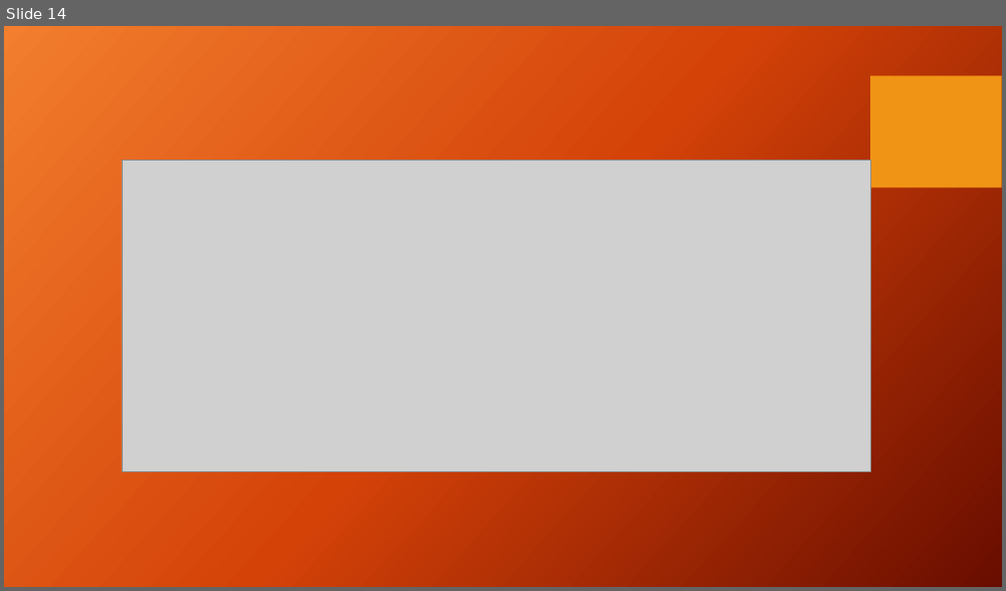
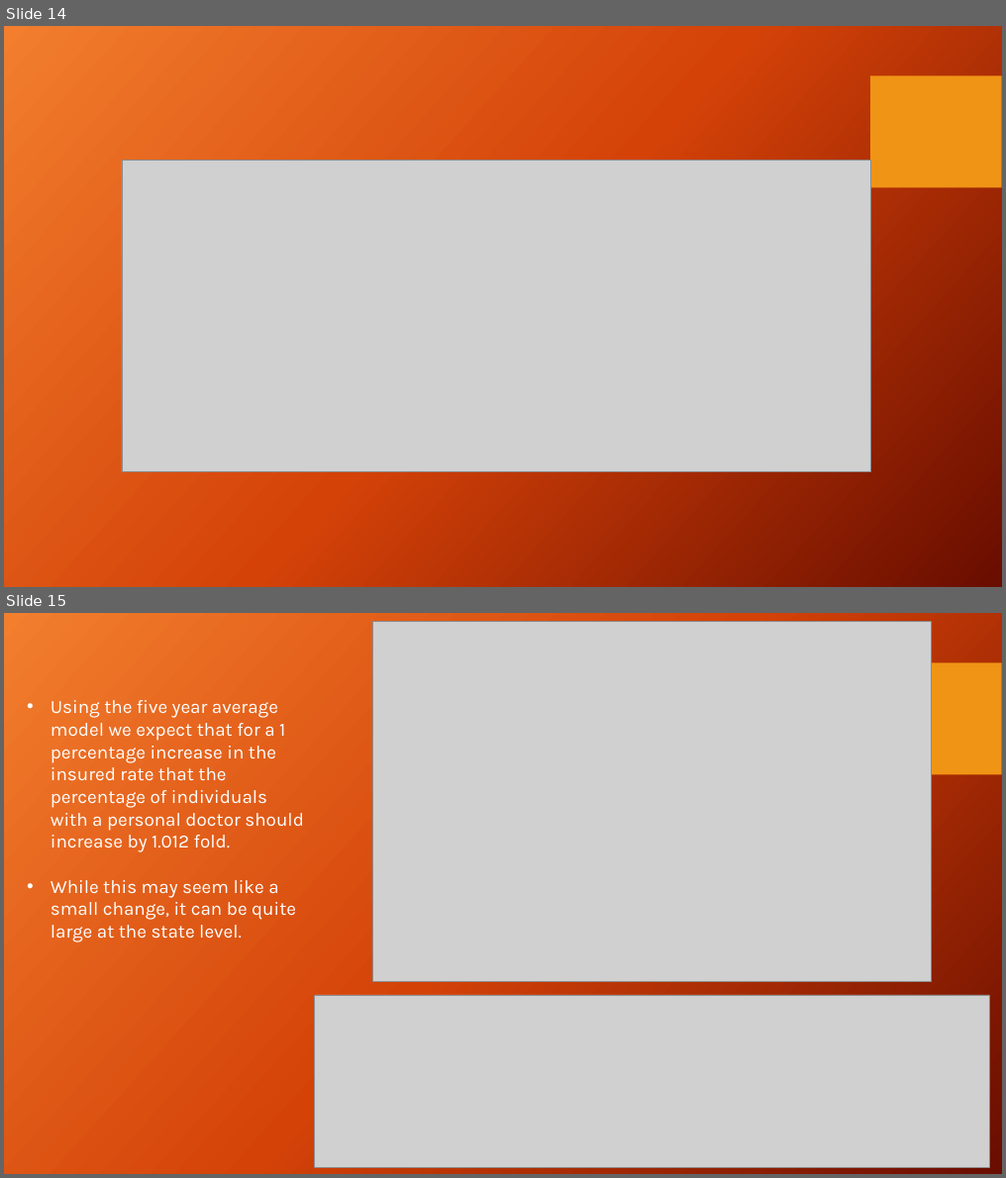
Before and after one commit to AGDeighan/STA585-Final_Project, a slide deck: Presentation.pptx. Shown one above the other, each under a label of ours: slide 14 before the commit, slides 14 and 15 after it. The pictures are 1006x591 and 1006x1178 pixels, drawn with LibreOffice and Linux fonts; fonts in the diff are those of the drawing; grey boxes stand for pictures; background and template pictures are left out. Boxes give left, top, right and bottom in pixels: in the first picture for what was removed or moved away, otherwise in the second. Text is boxed around its words. In the diff, an @@ line names an element or a change of style, - is before the commit and + after.

```diff
--- a/Presentation.pptx
+++ b/Presentation.pptx
@@ slide 15 added at (4, 613, 1002, 1174), background picture (left out); not listed: 1 template element that a slide beside it also shows @@
@@ picture added at (373, 622, 931, 982) @@
@@ text added at (51, 700, 304, 943), 18 pt, text #FFFFFF @@
+• Using the five year average model we expect that for a 1 percentage increase in the insured rate that the percentage of individuals with a personal doctor should increase by 1.012 fold.
+• While this may seem like a small change, it can be quite large at the state level.
@@ picture added at (315, 995, 989, 1168) @@
```
Also in this commit, not shown: 1 slide changed, 2 other slides added, 2 slides removed, 5 other files.
